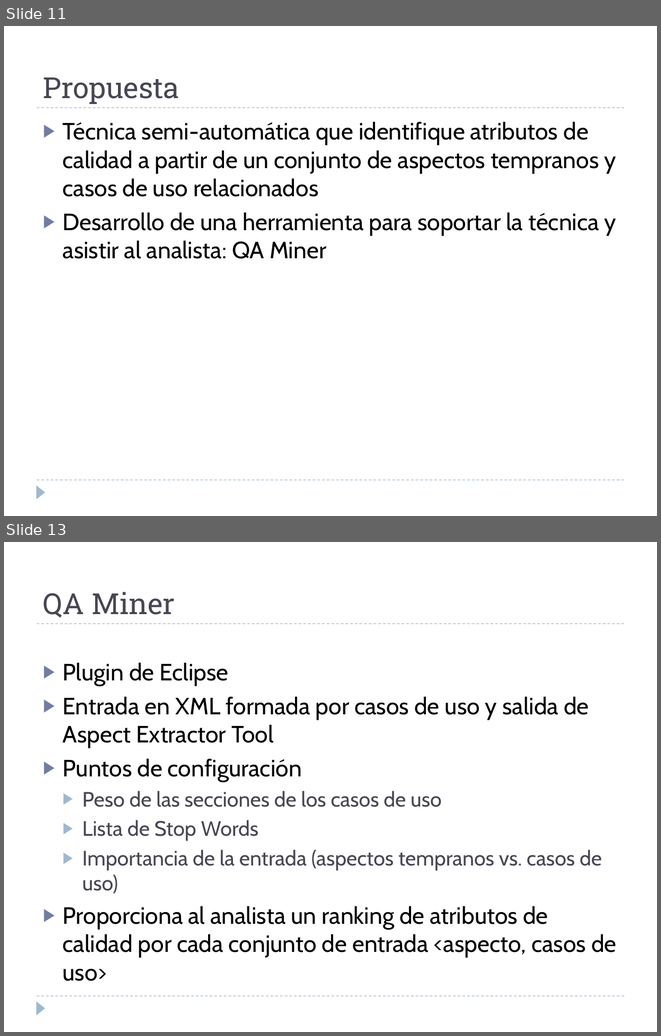
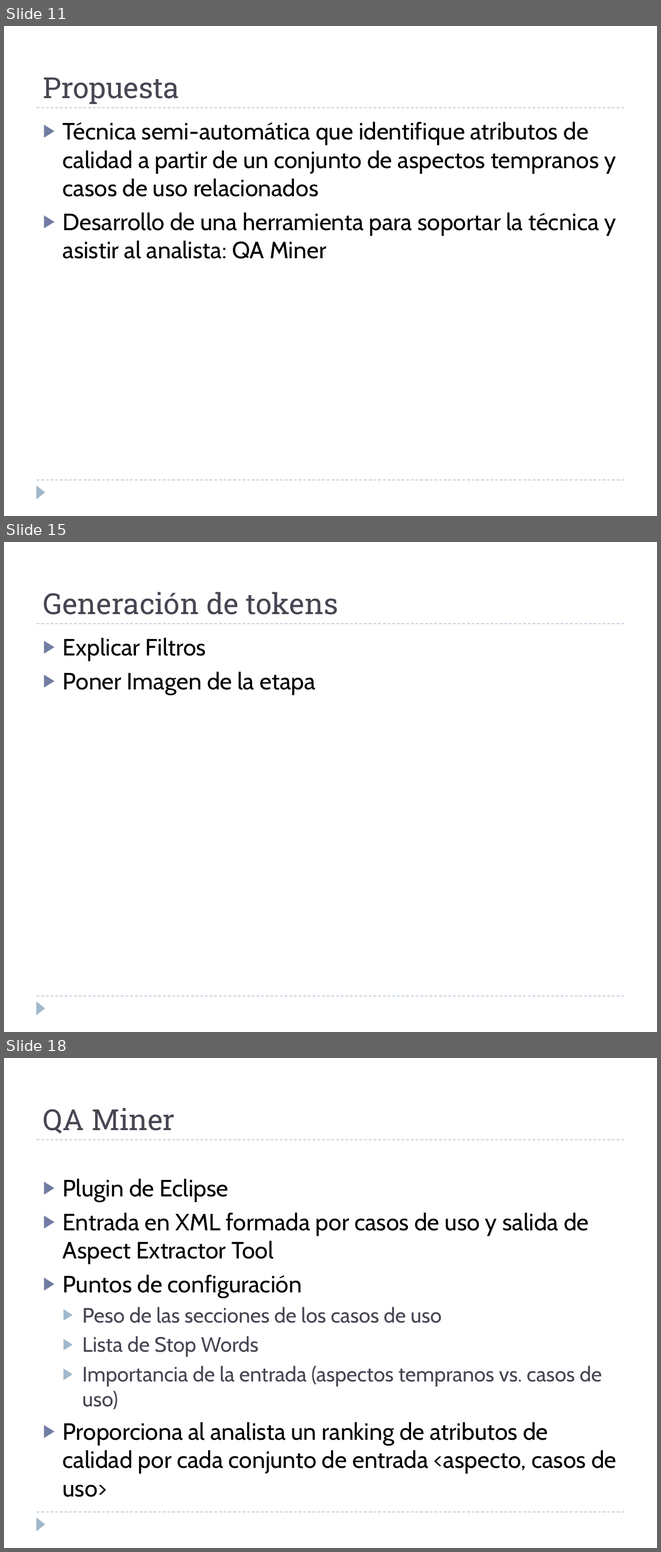
Before and after one commit to alejandrorago/qatesis2, a slide deck: Capitulos Finales/Filminas.pptx. Shown one above the other, each under a label of ours: slides 11 and 13 before the commit, slides 11, 15 and 18 after it; the slides between them are not shown. The pictures are 661x1036 and 661x1552 pixels, drawn with LibreOffice and Linux fonts; fonts in the diff are those of the drawing. Boxes give left, top, right and bottom in pixels: in the first picture for what was removed or moved away, otherwise in the second. Text is boxed around its words. In the diff, an @@ line names an element or a change of style, - is before the commit and + after.

```diff
--- a/Capitulos Finales/Filminas.pptx
+++ b/Capitulos Finales/Filminas.pptx
@@ slide 15 added at [4, 542, 657, 1032], background #FFFFFF; not listed: 3 template elements that a slide beside it also shows @@
@@ title added at [43, 592, 338, 615], 32 pt, text #464653 @@
+Generación de tokens
@@ text added at [63, 637, 315, 695], 26 pt, text #000000 @@
+▶ Explicar Filtros
+▶ Poner Imagen de la etapa
@@ what was slide 13 is now slide 18 @@
```
Also in this commit, not shown: 1 slide changed, 4 other slides added.
